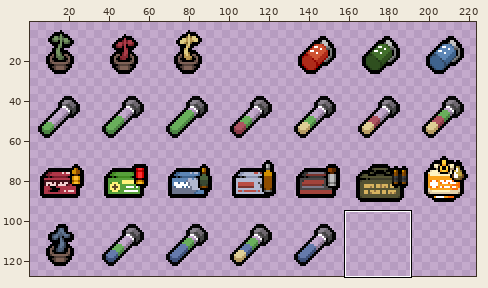
Sprite sheet: resources/gfx/pocket/leon_pocket.png. Above: a wide view before the commit, with the close-up outlined.
Close-up. Before the commit:
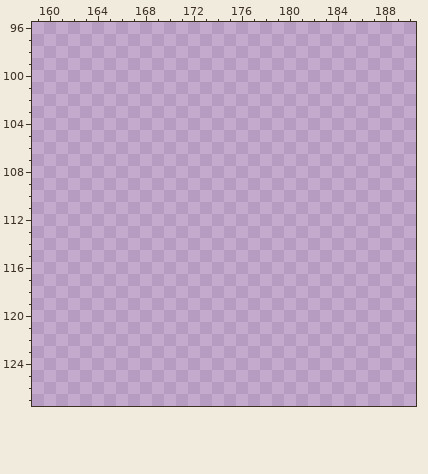
The file is 224x128 pixels. Pixels under 10% opacity are left out. Colours within 5 levels of each other are drawn and written as one. Shown: x 159..190, y 96..127. The wide view leaves out empty margins.
Palette (. is transparent): 
The result:
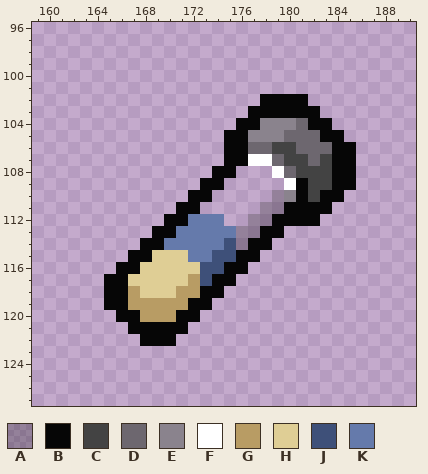
Colours new in this view: A #06060640  B #060606  C #434343  D #6d676f  E #8a838d  F #ffffff  G #b89c64  H #dfce95  J #3e5079  K #657aab
Diff:
Changed rows in their new state; - is an unchanged pixel.
first column x 165:
102 -------------BBBB----
103 ------------BBBBBB---
104 -----------BBEEEDBB--
105 ----------BBEEEDDDBB-
106 ----------BBDDCCDDDBB
107 ----------BBFFDCCDCBB
108 ---------BB---FDCCCBB
109 --------BB-----FBCCBB
110 -------BB-----AEBCBB-
111 ------BB-----AABBBB--
112 -----BBKKK--AABBBB---
113 ----BBKKKKKAABB------
114 ---BBKKKKKJABB-------
115 --BBHHHKKJJBB--------
116 -BBHHHHHJJBB---------
117 BBHHHHHGJBB----------
118 BBGHHHGGBB-----------
119 BBGGGGGBB------------
120 -BBGGGBB-------------
121 --BBBBB--------------
122 ---BBB---------------
Pixel boxes of the changes (left, top, right, bottom) in both close-ups:
added: (104, 94, 356, 346)
